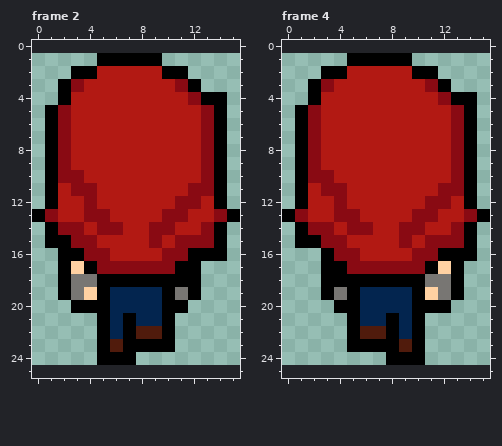
Pixel-art file, stored at Assets/SoloGame/Art/overworld/overworldplayer/movement/backbeatrice.aseprite. The picture above is the old version.
16x24 pixels, 4 frames. Colours within 5 levels of each other are drawn and written as one. Shown: frame 2, frame 4. The old version is drawn lined up with the new one, on the new canvas.
New version:
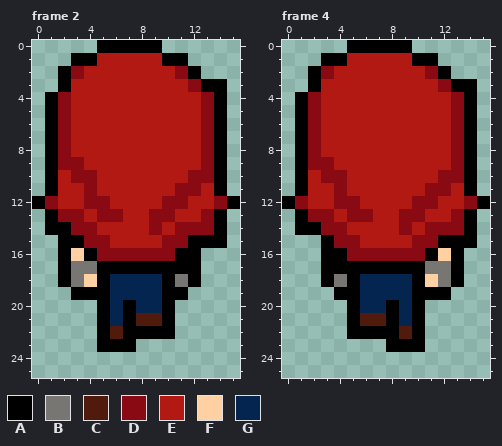
Palette (. is transparent): A #000000  B #787673  C #501b0c  D #890a13  E #b21913  F #ffd1a2  G #03254f
Difference:
canvas 16x24 -> 16x26, the old top-left corner now at 0,1
Changed rows in their new state; - is an unchanged pixel.
Frame 2:
first column x 1:
 0 ----AAAAA-----
 1 --AAEEEEEAA---
 2 -ADE-----EDA--
 3 --E-------EDAA
 4 AD---------ED-
first column x 0:
 9 ---D------------
10 --E-D-------D---
11 ---E-------D-E--
12 AD---D----D-E-DA
13 .ADDE-D--D-E-DA.
14 --A-DEE---EDD---
15 -.-A-D---ED-AA--
16 ---FA-DDDD-A-..-
17 ---BBAAAAAA-----
18 ----F-GGGG-B----
19 --.AA------A.---
20 ---..--A---.----
21 --------CC------
22 ------C-AA------
23 ------A-...-----
24 -----...--------
Frame 4:
first column x 1:
 0 ----AAAAA-----
 1 --AAEEEEEAA---
 2 -ADE-----EDA--
 3 --E-------EDAA
 4 AD---------ED-
first column x 0:
 9 ---D------------
10 --E-D-------D---
11 ---E-------D-E--
12 AD---D----D-E-DA
13 .ADDE-D--D-E-DA.
14 --A-DEE---EDD---
15 -..A-D---ED-AA--
16 ----A-DDDD-AF-.-
17 -----AAAAAABB---
18 ----B-GGGG-F----
19 ---.A------AA.--
20 ----.---A--..---
21 ------CC--------
22 ------AA-C------
23 -----...-A------
24 --------...-----
Pixel boxes of the changes (left, top, right, bottom) in both pictures:
changed: (45, 40, 227, 105)
changed: (32, 157, 240, 365)
changed: (295, 40, 477, 105)
changed: (282, 157, 490, 365)
